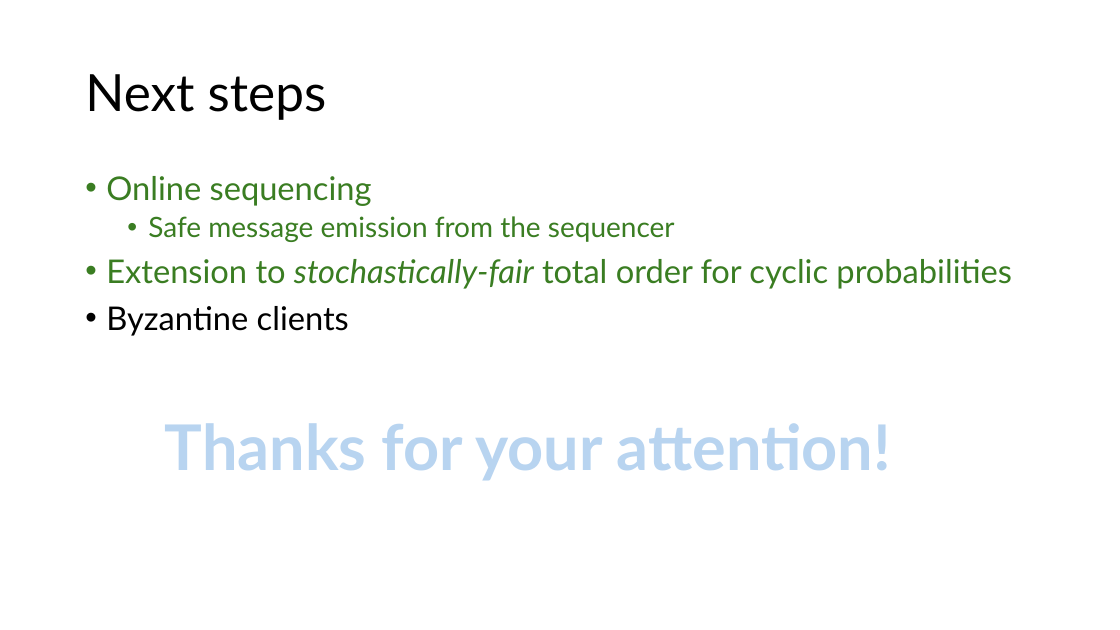
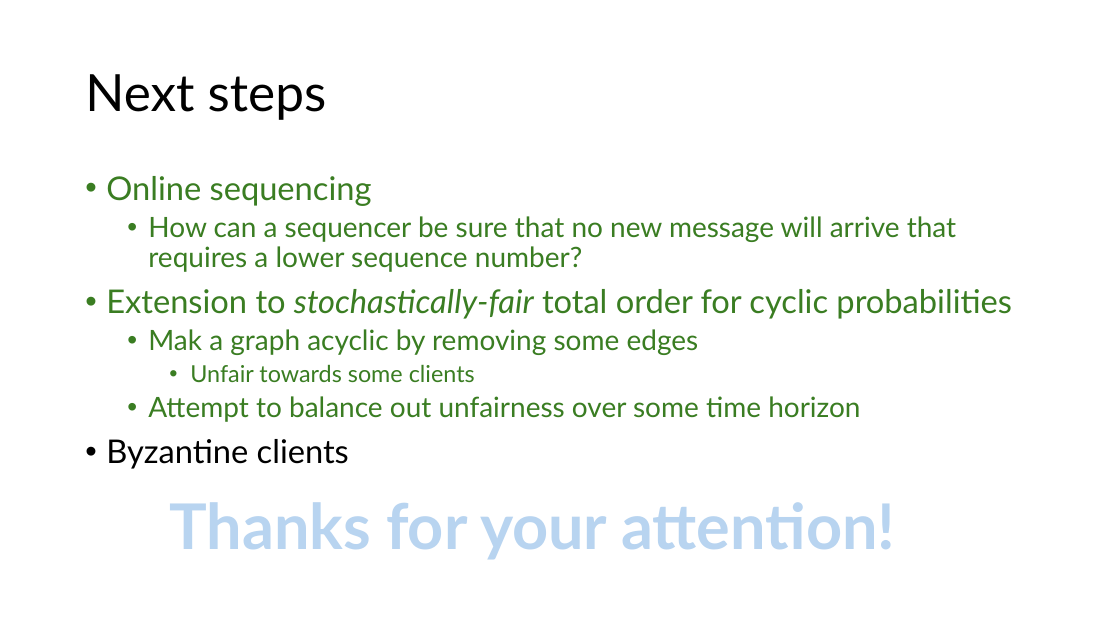
Before and after one commit to HaseebLUMS/Onyx-Presentation, a slide deck: slide 39 of tommy_hotnets_v2.pptx. Drawn at 1120x630 pixels with LibreOffice and Linux fonts; fonts in the diff are those of the drawing. Boxes give left, top, right and bottom in pixels: in the first picture for what was removed or moved away, otherwise in the second. Text is boxed around its words. In the diff, an @@ line names an element or a change of style, - is before the commit and + after.

Commit message:
updated

```diff
--- a/tommy_hotnets_v2.pptx
+++ b/tommy_hotnets_v2.pptx
@@ text at <box>148,216,956,272</box>: text changed @@
-  • Safe message emission from the sequencer
+  • How can a sequencer be sure that no new message will arrive that requires a lower sequence number?
@@ text at <box>148,329,860,422</box>: paragraphs added @@
+  • Mak a graph acyclic by removing some edges
+    • Unfair towards some clients
+  • Attempt to balance out unfairness over some time horizon
@@ text "Thanks for your attention!": place and size @@
-text "Thanks for your attention!" at <box>165,423,891,480</box>
+text "Thanks for your attention!" at <box>169,502,895,559</box>
```
Also in this commit, not shown: 1 other slide changed.
